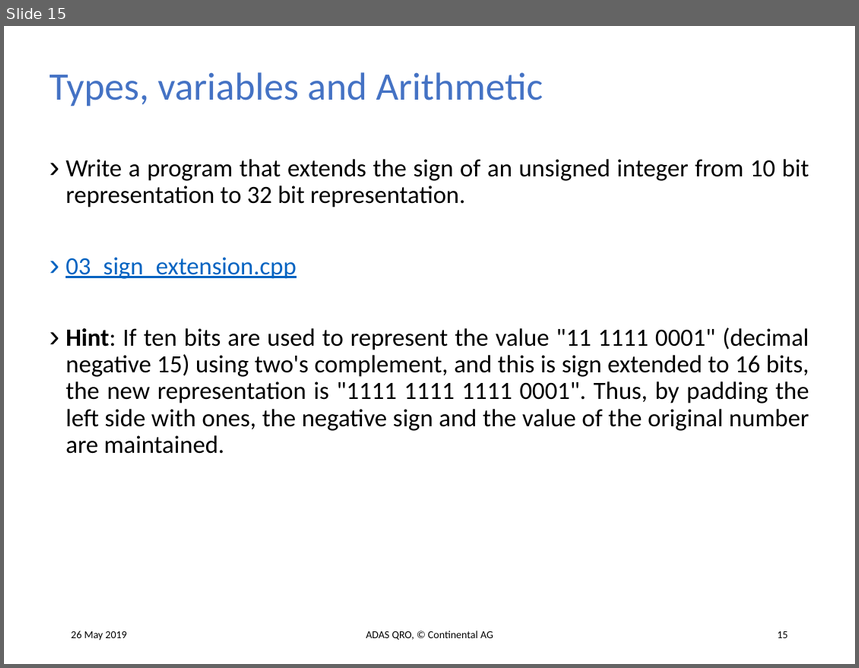
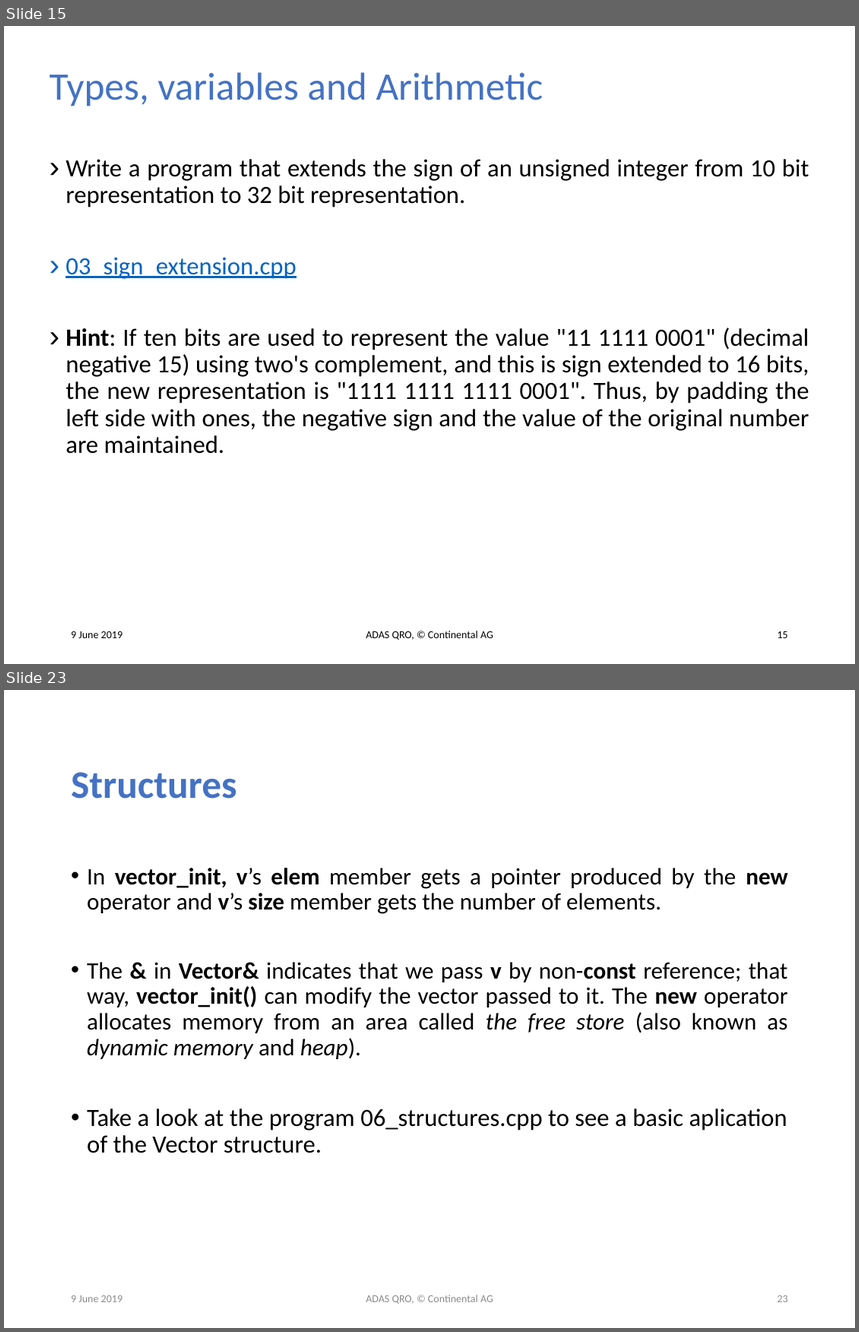
Before and after one commit to tehuano/cpp-basics, a slide deck: c++.pptx. Shown one above the other, each under a label of ours: slide 15 before the commit, slides 15 and 23 after it; the slides between them are not shown. The pictures are 859x668 and 859x1332 pixels, drawn with LibreOffice and Linux fonts; fonts in the diff are those of the drawing. Boxes give left, top, right and bottom in pixels: in the first picture for what was removed or moved away, otherwise in the second. Text is boxed around its words. In the diff, an @@ line names an element or a change of style, - is before the commit and + after.

Commit message:
Session 06/10/2019 continental till classes

```diff
--- a/c++.pptx
+++ b/c++.pptx
@@ slide 23 added at (4, 690, 855, 1328), background #FFFFFF @@
@@ title added at (71, 772, 237, 799), 33 pt, text #4472C4, bold @@
+Structures
@@ text added at (87, 868, 788, 1154), 20 pt, text #000000 @@
+• In vector_init, v’s elem member gets a pointer produced by the new operator and v’s size member gets the number of elements.
+• The & in Vector& indicates that we pass v by non-const reference; that way, vector_init() can modify the vector passed to it. The new operator allocates memory from an area called the free store (also known as dynamic memory and heap).
+• Take a look at the program 06_structures.cpp to see a basic aplication of the Vector structure.
@@ text added at (71, 1296, 123, 1303), 9 pt, text #8C8C8C @@
+9 June 2019
@@ text added at (366, 1295, 493, 1304), 9 pt, text #8C8C8C @@
+ADAS QRO, © Continental AG
@@ page number added at (778, 1296, 788, 1303), 9 pt, text #8C8C8C @@
+23
@@ slide 15 changed as well @@
@@ text at (71, 632, 123, 639): text changed @@
-26 May 2019
+9 June 2019
```
Also in this commit, not shown: 15 other slides changed, 10 other slides added, 4 other files.
